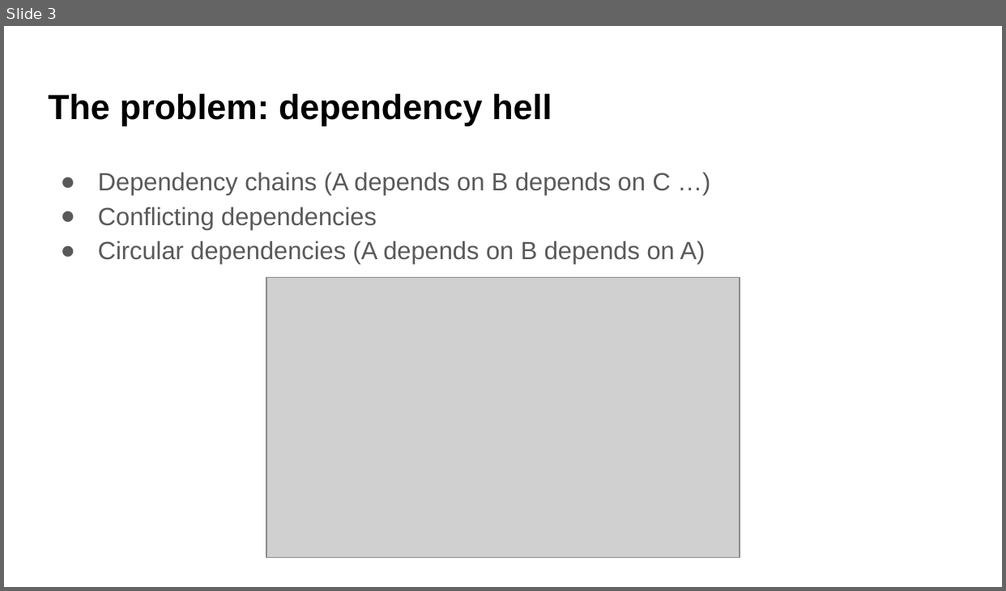
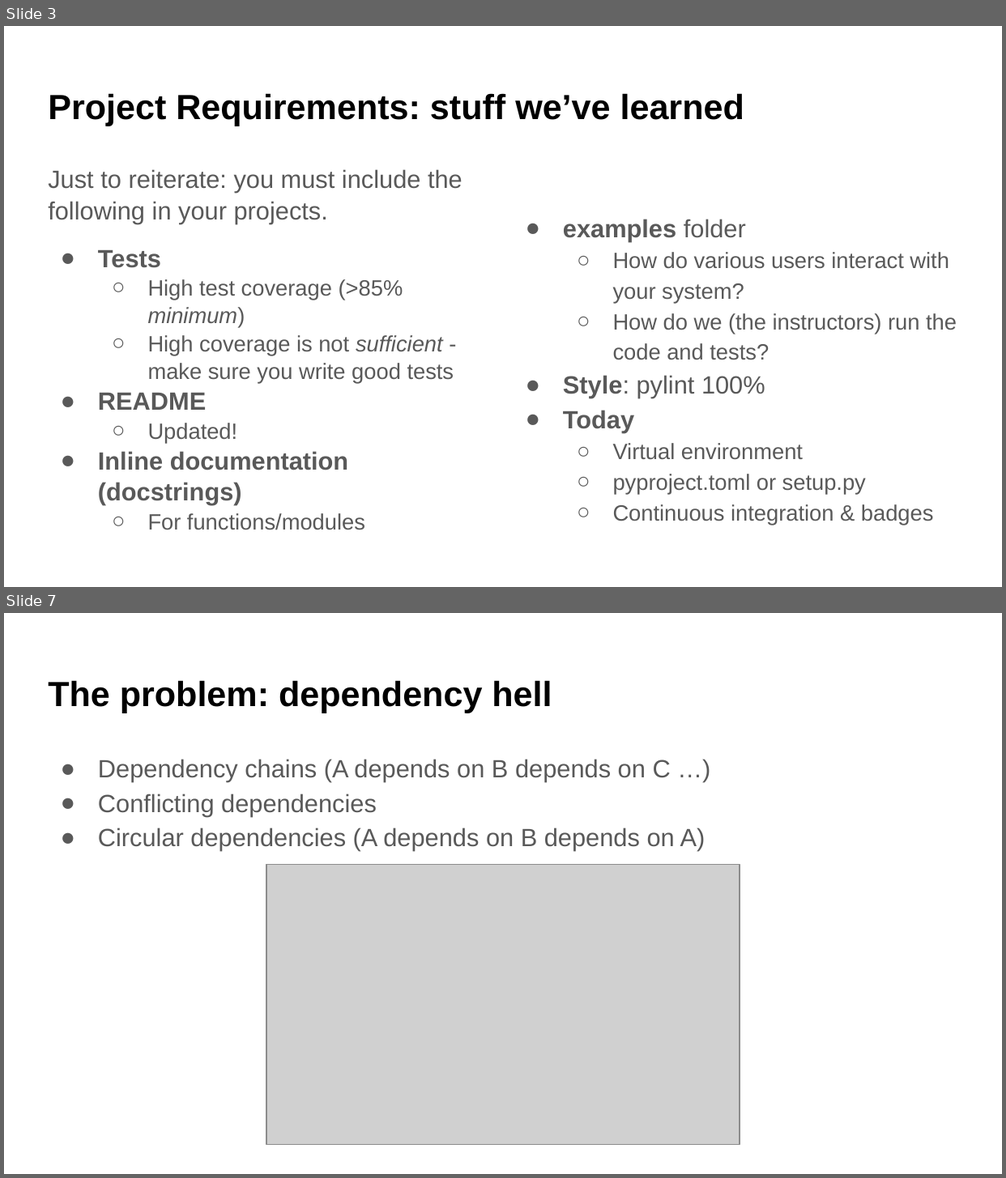
Before and after one commit to UWDATA515/lecture-materials, a slide deck: 09/DATA515_09_VirtualEnvironments.pptx. Shown one above the other, each under a label of ours: slide 3 before the commit, slides 3 and 7 after it; the slides between them are not shown. The pictures are 1006x591 and 1006x1178 pixels, drawn with LibreOffice and Linux fonts; fonts in the diff are those of the drawing; grey boxes stand for pictures; background and template pictures are left out. Boxes give left, top, right and bottom in pixels: in the first picture for what was removed or moved away, otherwise in the second. Text is boxed around its words. In the diff, an @@ line names an element or a change of style, - is before the commit and + after.

```diff
--- a/09/DATA515_09_VirtualEnvironments.pptx
+++ b/09/DATA515_09_VirtualEnvironments.pptx
@@ slide 3 added at [4, 26, 1002, 587], background picture (left out) @@
@@ title added at [48, 93, 744, 126], 25.2 pt, text #000000, bold @@
+Project Requirements: stuff we’ve learned
@@ text added at [48, 169, 462, 531], 16 pt, text #595959 @@
+Just to reiterate: you must include the following in your projects.
+● Tests
+  ○ High test coverage (>85% minimum)
+  ○ High coverage is not sufficient - make sure you write good tests
+● README
+  ○ Updated!
+● Inline documentation (docstrings)
+  ○ For functions/modules
@@ text added at [563, 219, 957, 525], 16 pt, text #595959 @@
+● examples folder
+  ○ How do various users interact with your system?
+  ○ How do we (the instructors) run the code and tests?
+● Style: pylint 100%
+● Today
+  ○ Virtual environment
+  ○ pyproject.toml or setup.py
+  ○ Continuous integration & badges
@@ what was slide 3 is now slide 7 @@
```
Also in this commit, not shown: 7 slides changed, 5 other slides added, 5 other files.
